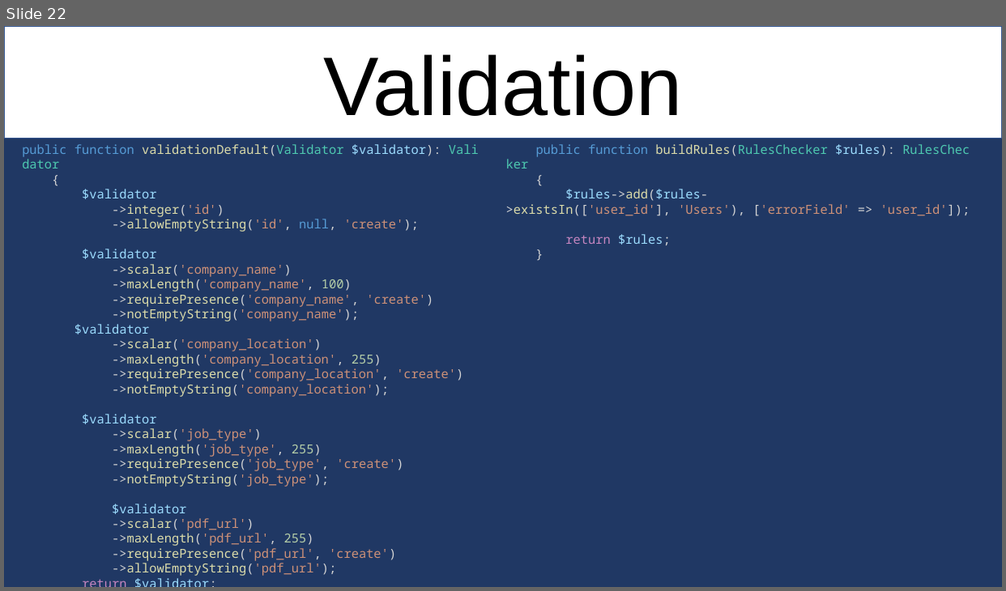
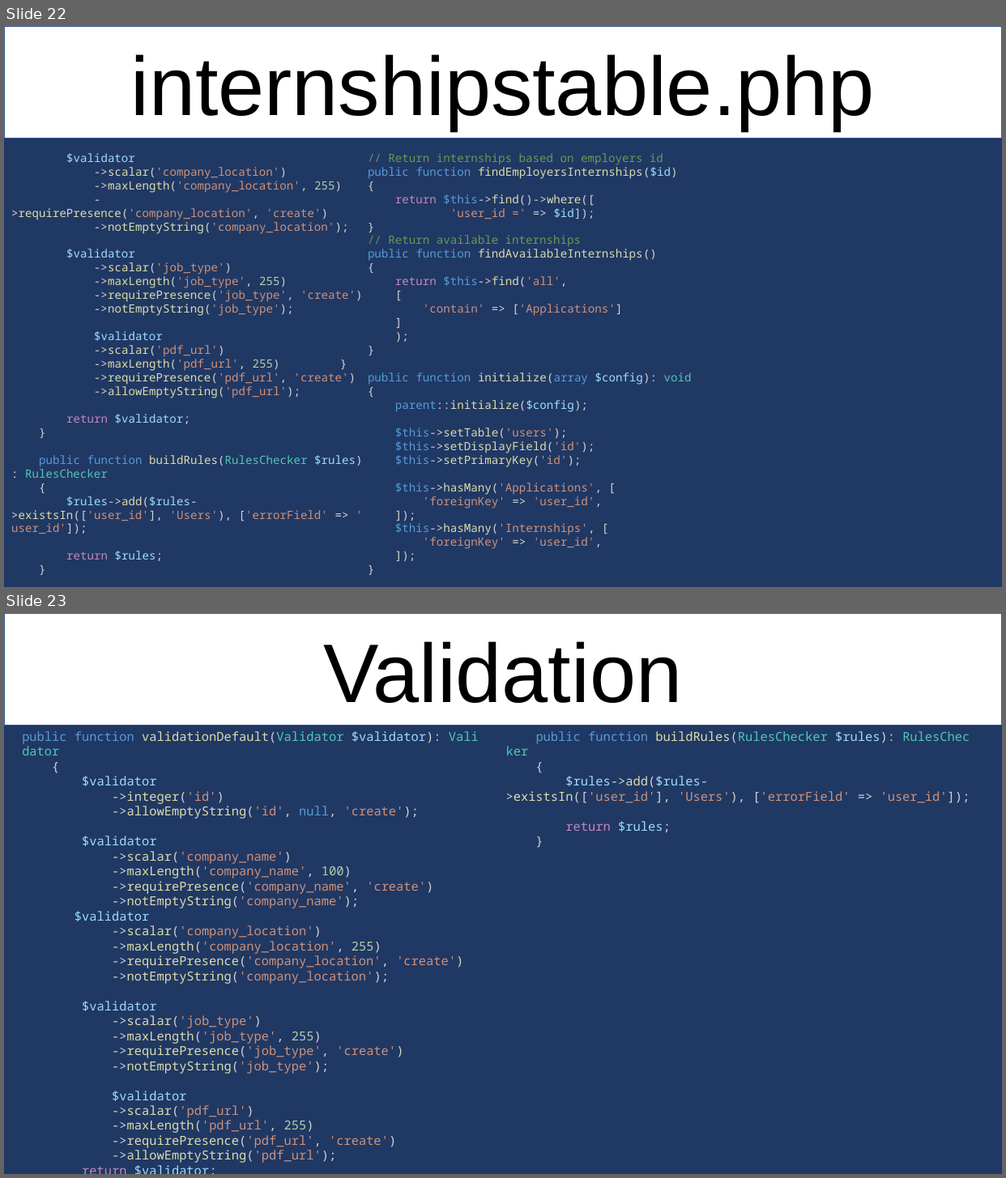
Before and after one commit to jkruskie/cis-355-intern-project, a slide deck: slideshow/JobCorse - CakePHP.pptx. Shown one above the other, each under a label of ours: slide 22 before the commit, slides 22 and 23 after it. The pictures are 1006x591 and 1006x1178 pixels, drawn with LibreOffice and Linux fonts; fonts in the diff are those of the drawing. Boxes give left, top, right and bottom in pixels: in the first picture for what was removed or moved away, otherwise in the second. Text is boxed around its words. In the diff, an @@ line names an element or a change of style, - is before the commit and + after.

```diff
--- a/slideshow/JobCorse - CakePHP.pptx
+++ b/slideshow/JobCorse - CakePHP.pptx
@@ slide 22 added at (x1=4, y1=26, x2=1002, y2=587), background #203864 @@
@@ rectangle added at (x1=4, y1=26, x2=1002, y2=139), fill #FFFFFF, outline #325491 1 pt, 80 pt, text #000000 @@
+internshipstable.php
@@ text added at (x1=11, y1=153, x2=362, y2=561), 11 pt, text #CE9178 @@
+$validator
+->scalar('company_location')
+->maxLength('company_location', 255)
+->requirePresence('company_location', 'create')
+->notEmptyString('company_location');
+$validator
+->scalar('job_type')
+->maxLength('job_type', 255)
+->requirePresence('job_type', 'create')
+->notEmptyString('job_type');
+$validator
+->scalar('pdf_url')
+->maxLength('pdf_url', 255)
+->requirePresence('pdf_url', 'create')
+->allowEmptyString('pdf_url');
+return $validator;
+}
+public function buildRules(RulesChecker $rules): RulesChecker
+{
+$rules->add($rules->existsIn(['user_id'], 'Users'), ['errorField' => 'user_id']);
+return $rules;
+}
@@ text added at (x1=368, y1=153, x2=692, y2=549), 11 pt, text #DCDCAA @@
+// Return internships based on employers id
+public function findEmployersInternships($id)
+{
+return $this->find()->where([
+'user_id =' => $id]);
+}
+// Return available internships
+public function findAvailableInternships()
+{
+return $this->find('all',
+[
+'contain' => ['Applications']
+]
+);
+}
+}
+public function initialize(array $config): void
+{
+parent::initialize($config);
+$this->setTable('users');
+$this->setDisplayField('id');
+$this->setPrimaryKey('id');
+$this->hasMany('Applications', [
+'foreignKey' => 'user_id',
+]);
+$this->hasMany('Internships', [
+'foreignKey' => 'user_id',
+]);
+}
@@ what was slide 22 is now slide 23 @@
```
Also in this commit, not shown: 1 slide changed.
